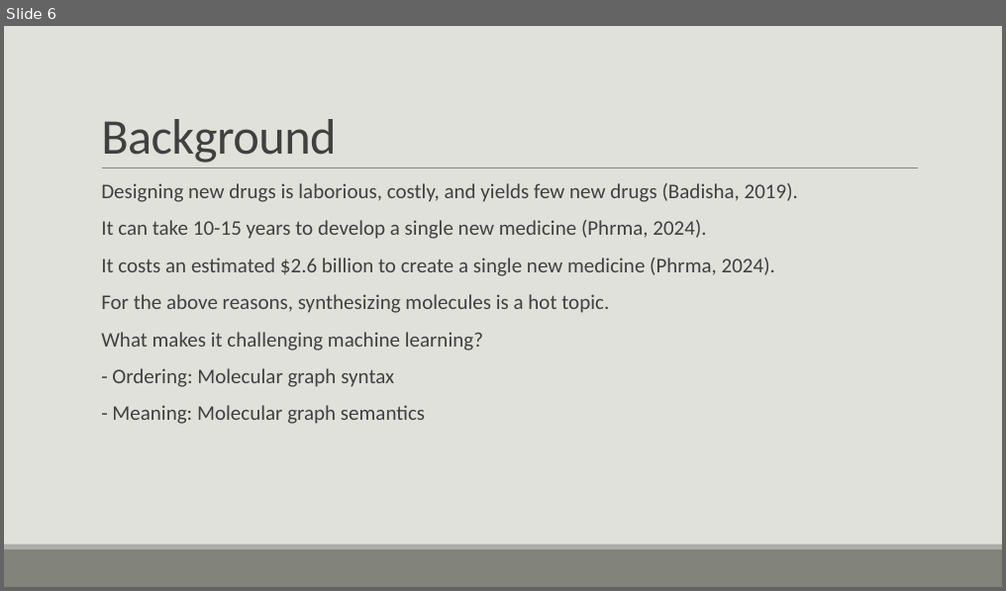
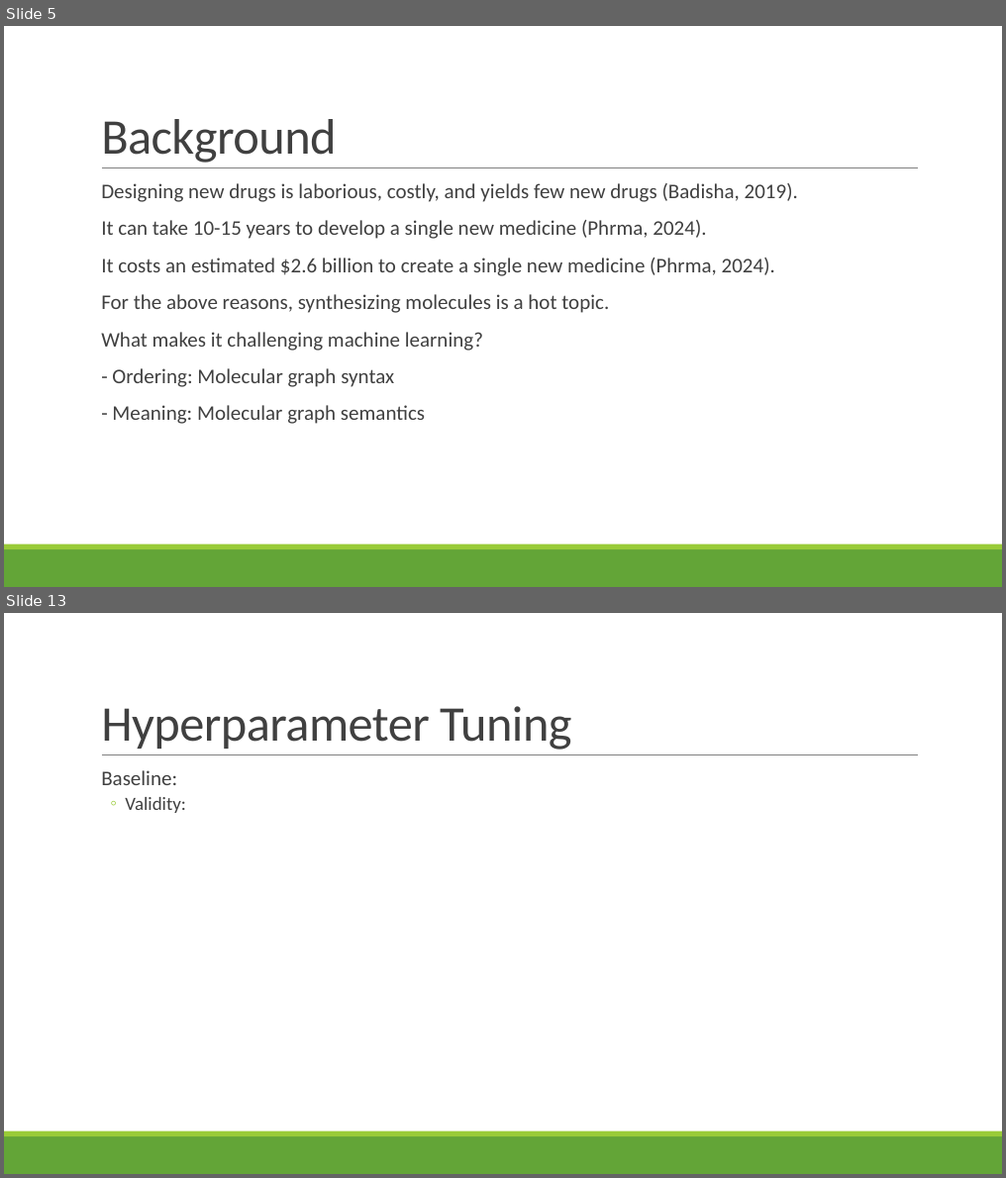
Before and after one commit to vanthony715/SMGAN, a slide deck: SMGAN.pptx. Shown one above the other, each under a label of ours: slide 6 before the commit, slides 5 and 13 after it; the slides between them are not shown. The pictures are 1006x591 and 1006x1178 pixels, drawn with LibreOffice and Linux fonts; fonts in the diff are those of the drawing. Boxes give left, top, right and bottom in pixels: in the first picture for what was removed or moved away, otherwise in the second. Text is boxed around its words. In the diff, an @@ line names an element or a change of style, - is before the commit and + after.

Commit message:
Added molecule visualizer and updated ppt

```diff
--- a/SMGAN.pptx
+++ b/SMGAN.pptx
@@ slide 13 added at (x1=4, y1=613, x2=1002, y2=1174), background #FFFFFF; not listed: 3 template elements that a slide beside it also shows @@
@@ title added at (x1=101, y1=706, x2=571, y2=750), 48 pt, text #404040 @@
+Hyperparameter Tuning
@@ text added at (x1=101, y1=770, x2=185, y2=813), 20 pt, text #404040 @@
+  Baseline:
+  ◦ Validity:
@@ what was slide 6 is now slide 5 @@
@@ slide 5 changed as well @@
@@ background #E1E1DB to #FFFFFF @@
@@ text "Designing new drugs is laborious, ..." at (x1=101, y1=183, x2=798, y2=424): bullet colour #9DBFBE to #99CB38 @@
@@ rectangle at (x1=4, y1=550, x2=1002, y2=587): fill #82847C to #63A537 @@
@@ rectangle at (x1=4, y1=545, x2=1002, y2=550): fill #ACADA8 to #99CB38 @@
```
Also in this commit, not shown: 11 other slides changed, 5 other slides added, 4 slides removed, 5 other files.
